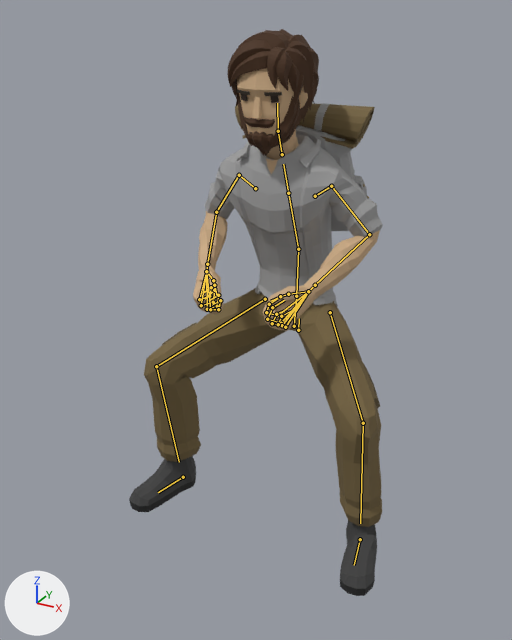
The glTF model assets/art/3d/clips-riders.glb as it was, and as the next commit left it.
Rendered twice from a camera (50 mm lens) standing at (0.94, -1.916, 1.993) and looking at (-0.072, -0.076, 1.073). Lighting does not change. The marker at lower left points along +X, +Y and +Z. The older version comes first. Both versions are drawn at frame 10 of the action 'Ride_Gallop'; the numbers are the values there. The bones that change, and the others that lie on the model, are drawn over the model as lines.

Names of what the first picture shows: 'Adventurer_Body', 'Adventurer_Feet', 'Adventurer_Head', 'Adventurer_Legs', 'Backpack'.
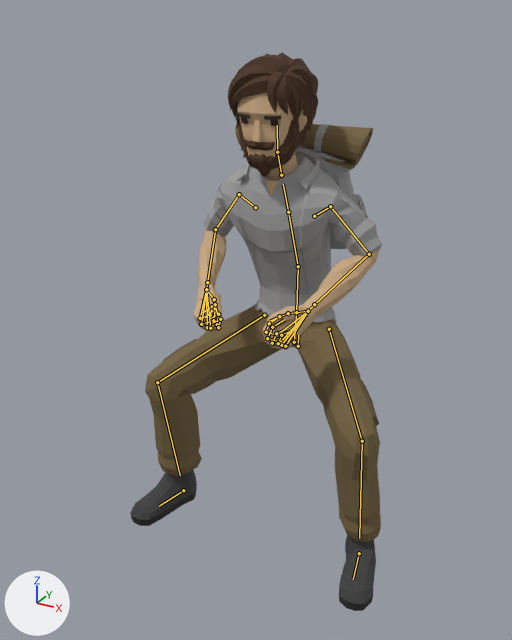
The change in detail:
Bone 'Body' (bone_body) moves from (0.0, 0.117, -0.124) to (0.0, 0.057, -0.124).
Bone 'Foot.L' (bone_foot_l) moves from (0.229, 0.072, -0.374) to (0.229, 0.072, -0.314).
Bone 'Foot.R' (bone_foot_r) moves from (-0.229, 0.072, -0.374) to (-0.229, 0.072, -0.314).

Where the change shows, as pixel boxes [x1, y1, x2, y2] in the pictures (512 x 640 px):
'Adventurer_Body', posed: before [193, 130, 383, 331]; after [194, 150, 382, 350]
'Adventurer_Legs', posed: before [144, 288, 382, 527]; after [145, 304, 381, 542]
'Adventurer_Head', posed: before [227, 29, 319, 160]; after [228, 53, 318, 181]
'Adventurer_Feet', posed: before [129, 456, 377, 596]; after [130, 470, 376, 611]
'Backpack', posed: before [235, 103, 375, 231]; after [235, 123, 373, 249]
bone 'Body', root to tip: before (298, 330) to (299, 318); after (298, 346) to (298, 334)
bone 'Foot.L', root to tip: before (360, 539) to (354, 565); after (359, 553) to (353, 579)
bone 'Foot.R', root to tip: before (183, 477) to (158, 492); after (183, 490) to (159, 506)
